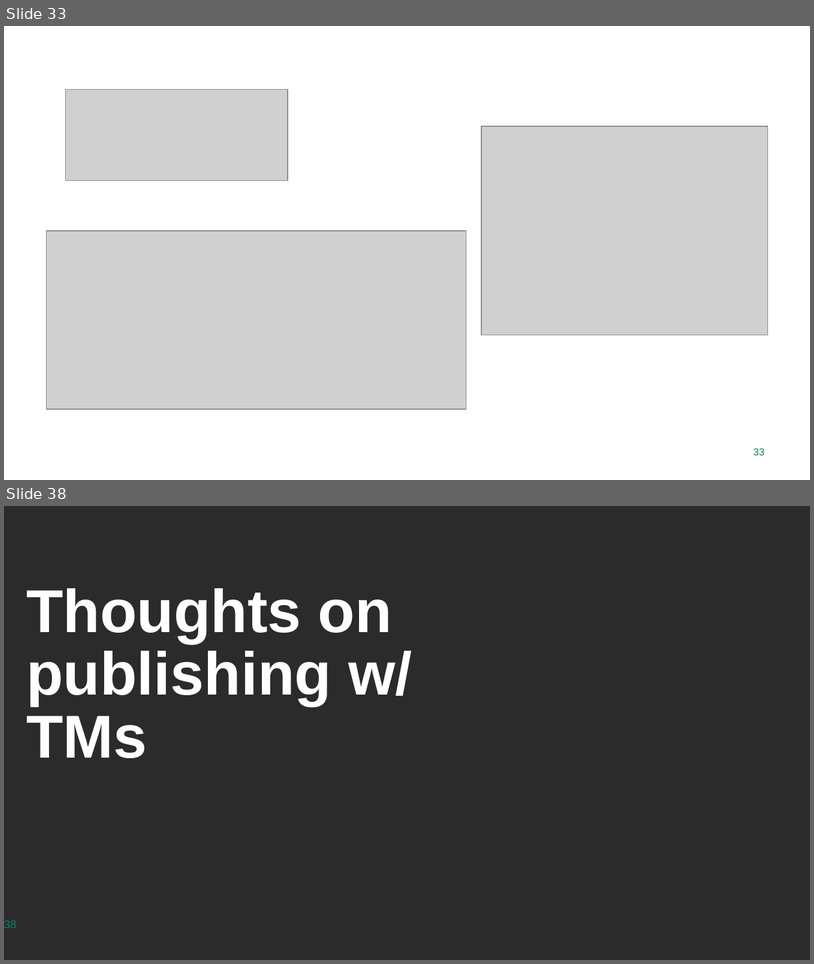
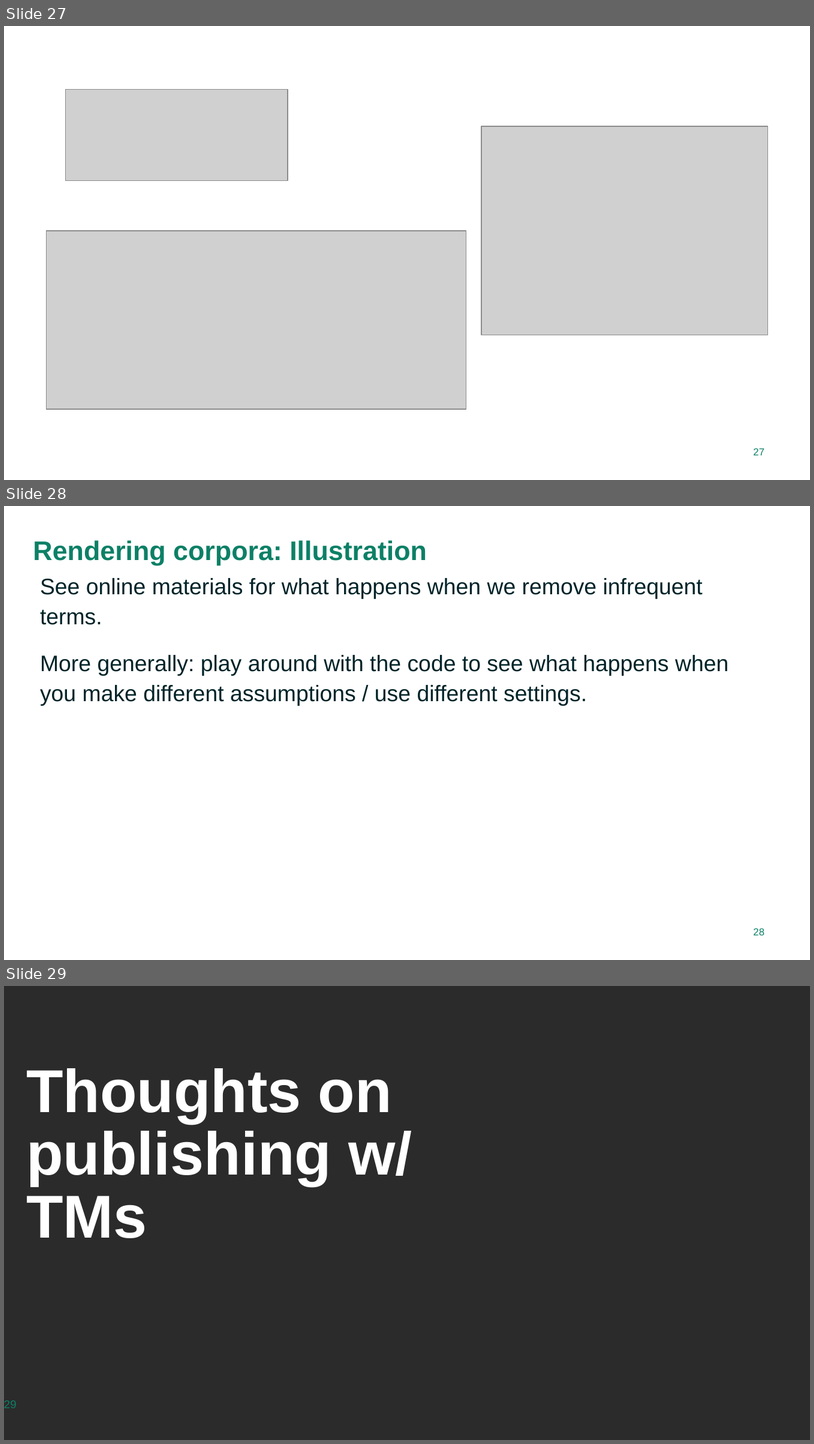
Before and after one commit to RFJHaans/SMS_2022_topicmodeling, a slide deck: Topic modeling workshop.pptx. Shown one above the other, each under a label of ours: slides 33 and 38 before the commit, slides 27, 28 and 29 after it; the slides between them are not shown. The pictures are 814x964 and 814x1444 pixels, drawn with LibreOffice and Linux fonts; fonts in the diff are those of the drawing; grey boxes stand for pictures; background and template pictures are left out; a plain dark background stands for a picture behind light text. Boxes give left, top, right and bottom in pixels: in the first picture for what was removed or moved away, otherwise in the second. Text is boxed around its words. In the diff, an @@ line names an element or a change of style, - is before the commit and + after.

```diff
--- a/Topic modeling workshop.pptx
+++ b/Topic modeling workshop.pptx
@@ slide 28 added at (4, 506, 810, 960), background #FFFFFF @@
@@ title added at (33, 540, 427, 565), 24 pt, text #0C8066, bold @@
+Rendering corpora: Illustration
@@ text added at (40, 578, 729, 705), 20 pt, text #002328 @@
+See online materials for what happens when we remove infrequent terms.
+More generally: play around with the code to see what happens when you make different assumptions / use different settings.
@@ page number added at (753, 928, 765, 935), 9 pt, text #0C8066 @@
+28
@@ what was slide 33 is now slide 27 @@
@@ page number at (753, 448, 765, 455): text changed @@
-33
+27
@@ what was slide 38 is now slide 29 @@
@@ page number at (4, 1400, 17, 1408): text changed @@
-38
+29
```
Also in this commit, not shown: 7 slides changed, 2 other slides added, 10 slides removed.
